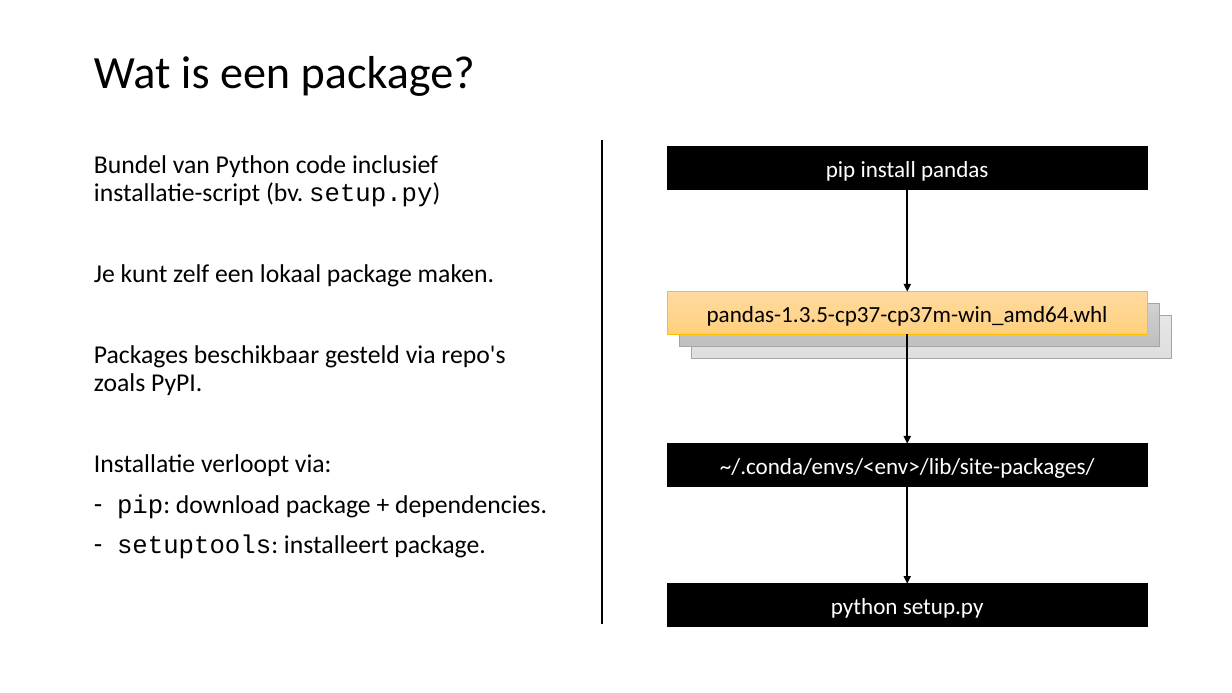
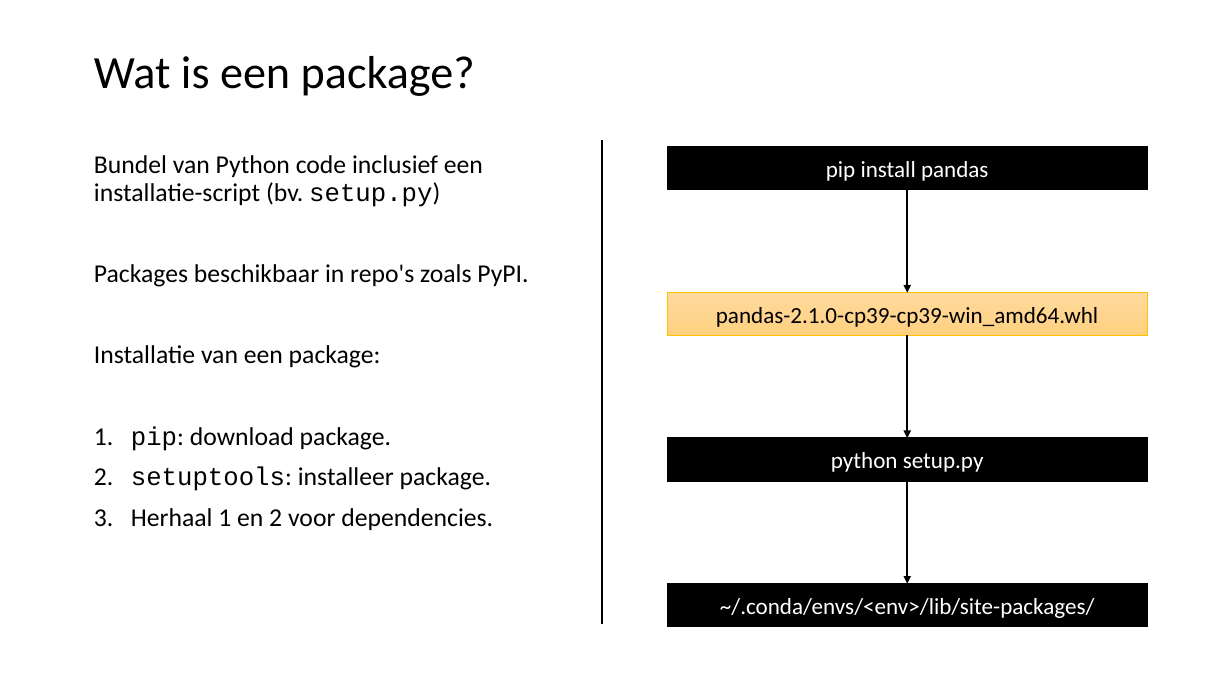
Before and after one commit to LFKoning/knowledge-sharing, a slide deck: slide 8 of python_trainees/1_basics_classes/python_traineeship_1.pptx (slide 7 before the commit). Drawn at 1232x693 pixels with LibreOffice and Linux fonts; fonts in the diff are those of the drawing. Boxes give left, top, right and bottom in pixels: in the first picture for what was removed or moved away, otherwise in the second. Text is boxed around its words. In the diff, an @@ line names an element or a change of style, - is before the commit and + after.

Commit message:
Updated Python trainees part 1

```diff
--- a/python_trainees/1_basics_classes/python_traineeship_1.pptx
+++ b/python_trainees/1_basics_classes/python_traineeship_1.pptx
@@ text at (94,155,528,530): text changed @@
-Bundel van Python code inclusief installatie-script (bv. setup.py)
-Je kunt zelf een lokaal package maken.
-Packages beschikbaar gesteld via repo's zoals PyPI.
-Installatie verloopt via:
-– pip: download package + dependencies.
-– setuptools: installeert package.
+Bundel van Python code inclusief een installatie-script (bv. setup.py)
+Packages beschikbaar in repo's zoals PyPI.
+Installatie van een package:
+1. pip: download package.
+2. setuptools: installeer package.
+3. Herhaal 1 en 2 voor dependencies.
@@ rectangle removed at (679,304,1159,347) @@
@@ rectangle removed at (691,315,1171,358) @@
@@ text in rectangle at (716,307,1098,327): text changed @@
-pandas-1.3.5-cp37-cp37m-win_amd64.whl
+pandas-2.1.0-cp39-cp39-win_amd64.whl
@@ arrow moved from (908, 335) - (908, 444) to (908, 335) - (908, 438) @@
@@ rectangle "python setup.py": place and size @@
-rectangle "python setup.py" at (667,444,1147,486)
+rectangle "python setup.py" at (667,438,1147,481)
@@ text in rectangle at (831,452,984,472): text changed @@
-~/.conda/envs/<env>/lib/site-packages/
+python setup.py
@@ arrow moved from (908, 486) - (908, 584) to (908, 481) - (908, 584) @@
@@ text in rectangle at (720,598,1095,618): text changed @@
-python setup.py
+~/.conda/envs/<env>/lib/site-packages/
```
Also in this commit, not shown: 29 other slides changed, 11 slides added, 4 slides removed, 14 other files.
